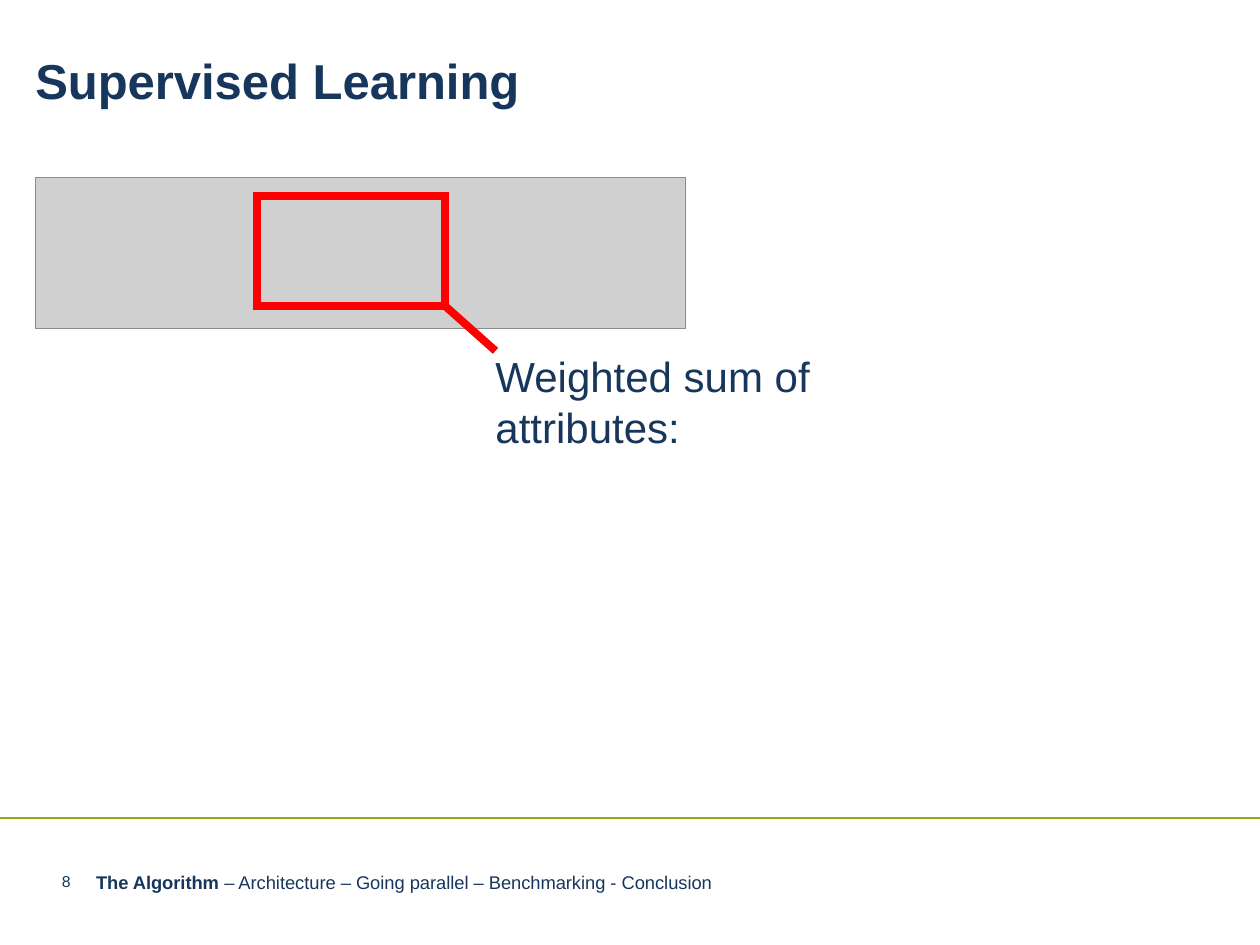
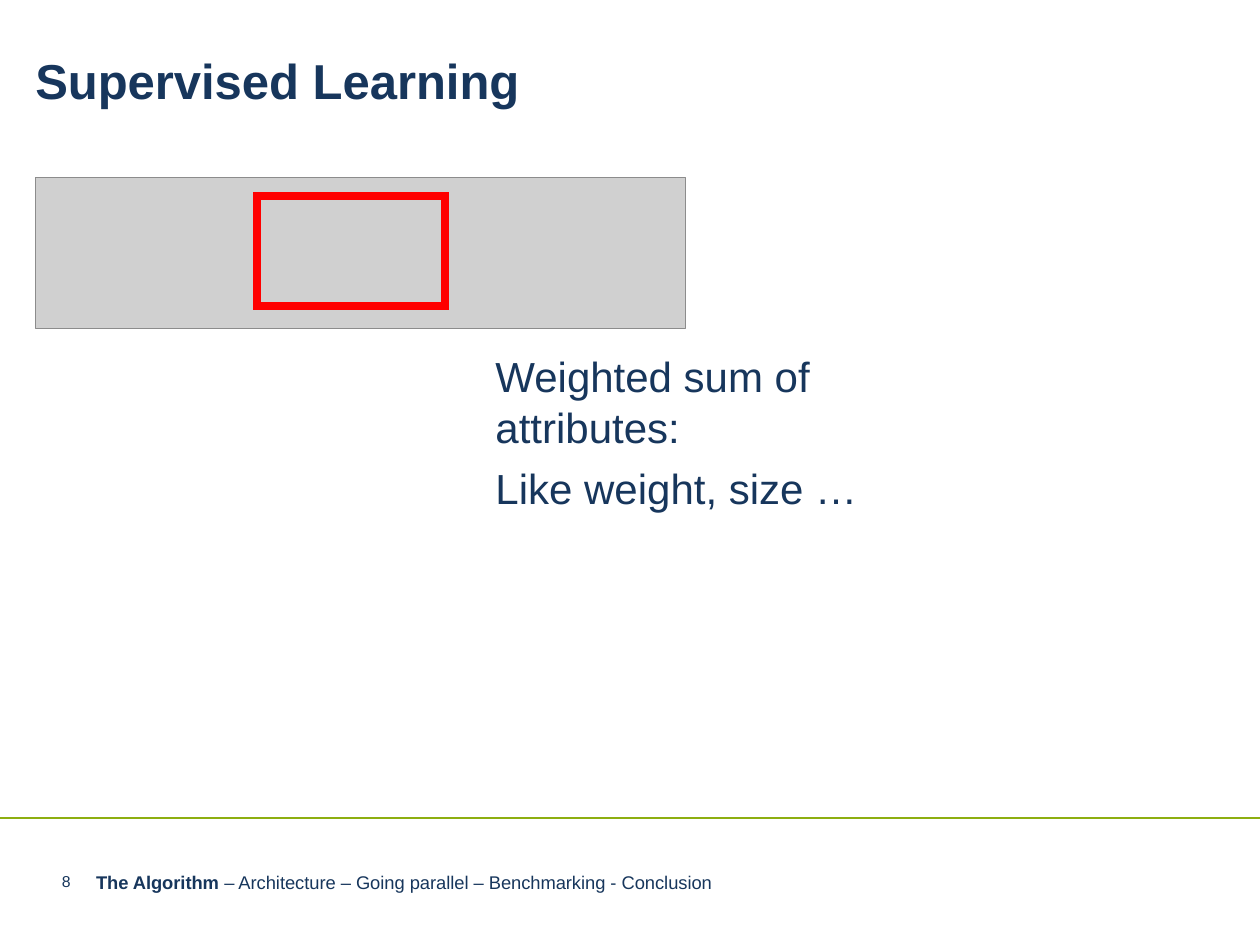
Before and after one commit to LnFlg/Perceptron, a slide deck: slide 8 of Perceptron Algorithm neueres PPT-Format.pptx. Drawn at 1260x945 pixels with LibreOffice and Linux fonts; fonts in the diff are those of the drawing; grey boxes stand for pictures; background and template pictures are left out. Boxes give left, top, right and bottom in pixels: in the first picture for what was removed or moved away, otherwise in the second. Text is boxed around its words. In the diff, an @@ line names an element or a change of style, - is before the commit and + after.

```diff
--- a/Perceptron Algorithm neueres PPT-Format.pptx
+++ b/Perceptron Algorithm neueres PPT-Format.pptx
@@ line removed from (445, 306) to (495, 350) @@
@@ text at box(495, 473, 804, 512): paragraph added @@
+Like weight, size …
```
Also in this commit, not shown: 5 other slides changed, 9 slides added.
